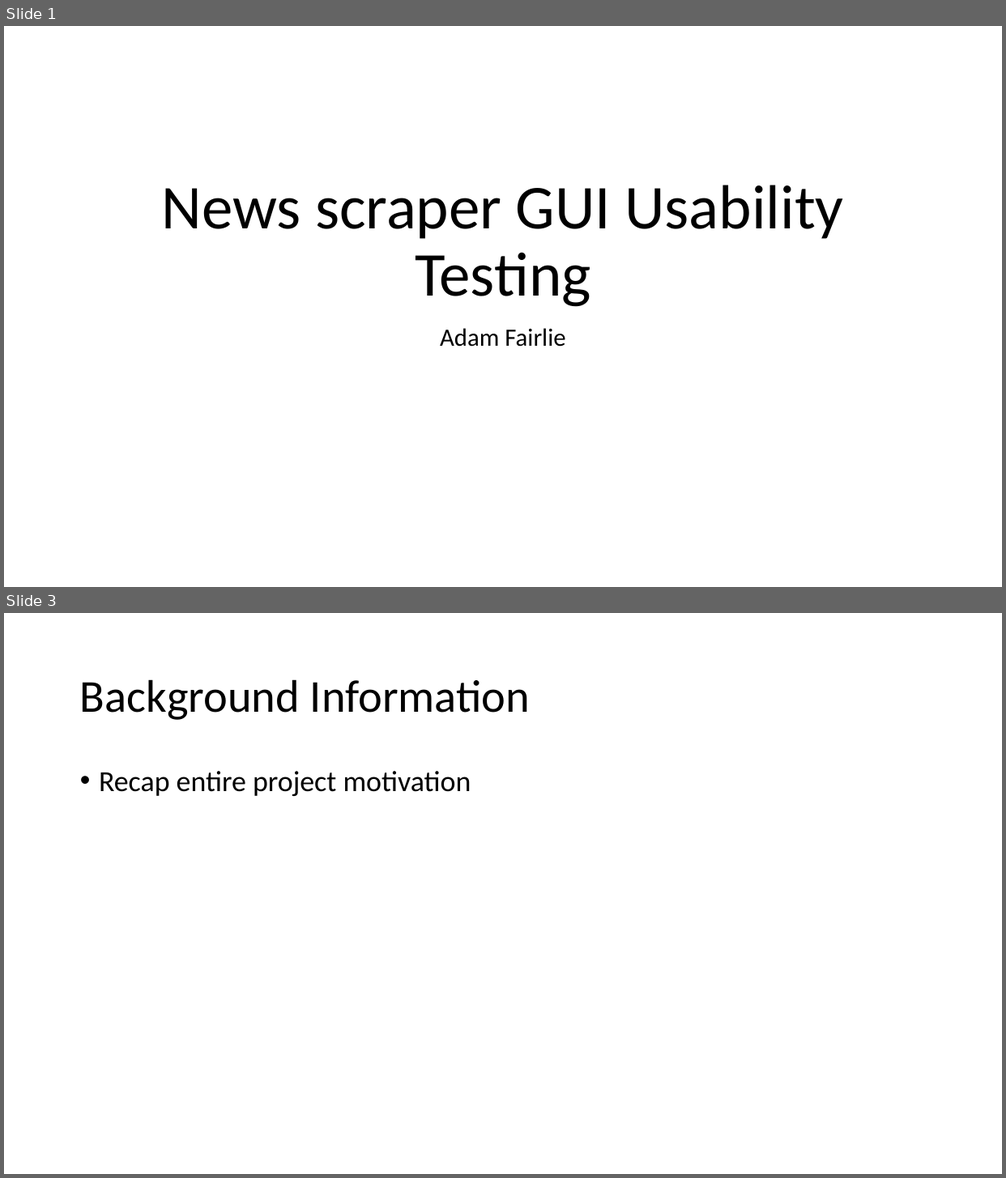
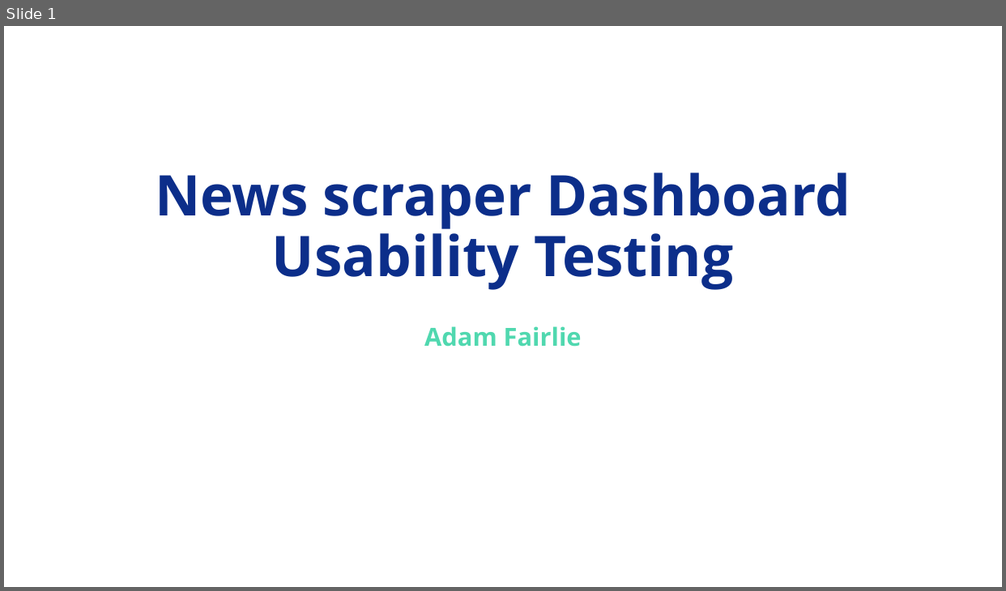
Before and after one commit to Adamanatite/nlp-global-news-monitor, a slide deck: research/Usability Testing Presentation.pptx. Shown one above the other, each under a label of ours: slides 1 and 3 before the commit, slide 1 after it; the slides between them are not shown. The pictures are 1006x1178 and 1006x591 pixels, drawn with LibreOffice and Linux fonts; fonts in the diff are those of the drawing. Boxes give left, top, right and bottom in pixels: in the first picture for what was removed or moved away, otherwise in the second. Text is boxed around its words. In the diff, an @@ line names an element or a change of style, - is before the commit and + after.

```diff
--- a/research/Usability Testing Presentation.pptx
+++ b/research/Usability Testing Presentation.pptx
@@ slide 3 removed at [4, 613, 1002, 1174], background #FFFFFF @@
@@ title removed at [80, 679, 530, 720] @@
-Background Information
@@ text removed at [99, 771, 471, 796] @@
-• Recap entire project motivation
@@ slide 1 changed as well @@
@@ title at [155, 173, 851, 290]: text changed; size 60 to 54 pt; font Calibri to Open Sans; text colour #000000 to #0C2E8A; bold on @@
-News scraper GUI Usability Testing
+News scraper Dashboard Usability Testing
@@ subtitle "Adam Fairlie" at [424, 327, 582, 347]: font Calibri to Open Sans, text colour #000000 to #50D8AF, bold on @@
```
Also in this commit, not shown: 2 other slides changed, 2 slides added, 1 other slide removed, 3 other files.
